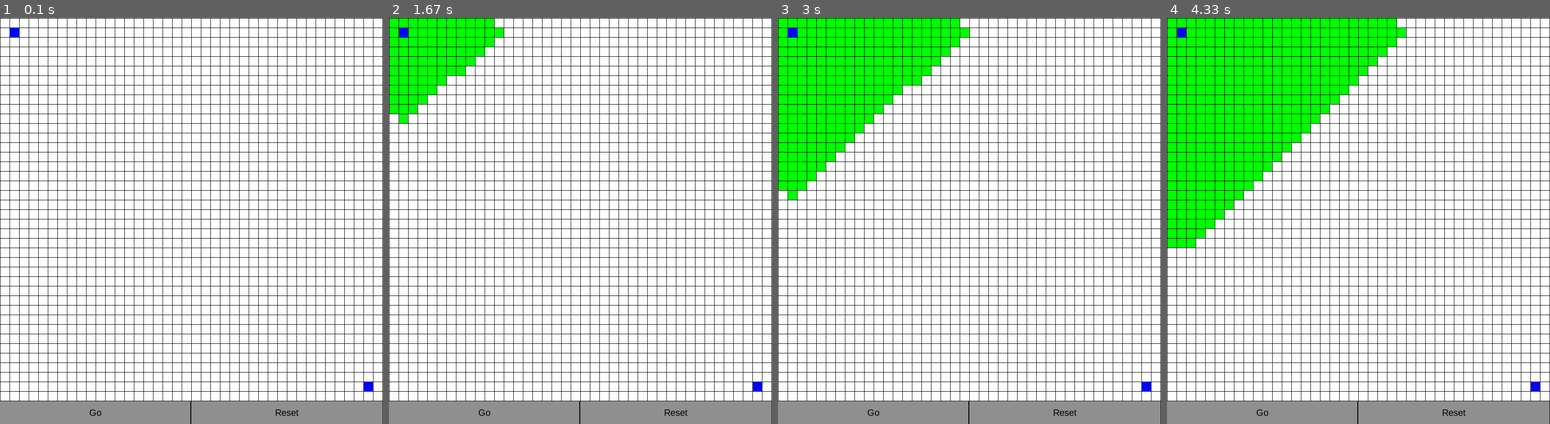
Above: before the commit, frames 1-4 (left to right).
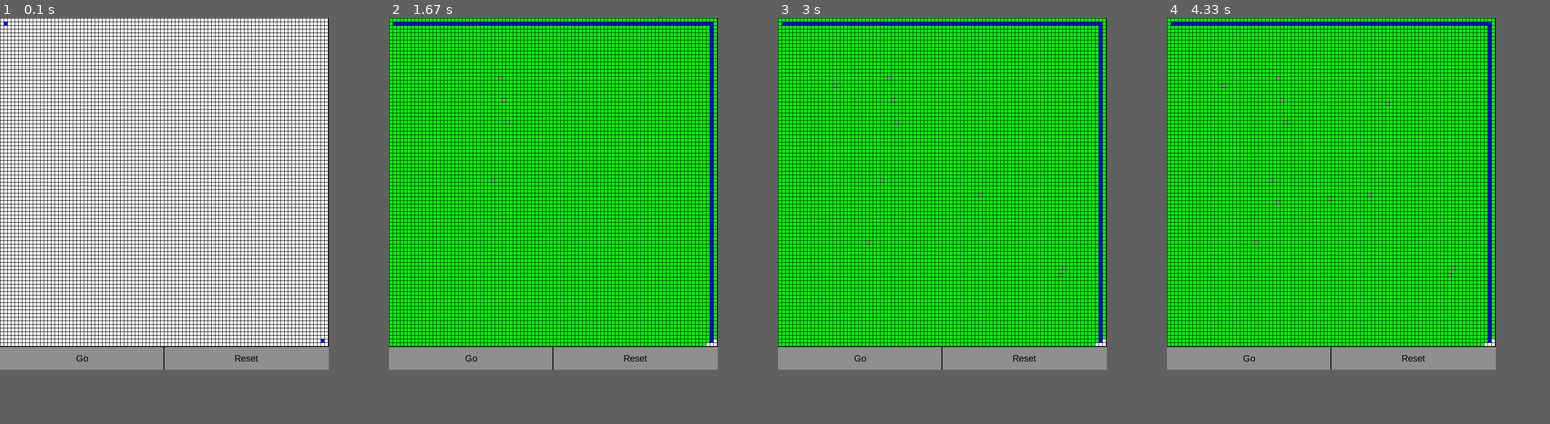
Above: after the commit, the same moments.

Repository: ChrisKneller/pygame-pathfinder
Game: pygame game, started from grid.py
The game is run twice, just before and just after one commit, with the same random seed, the same clock (stepped at 60 frames per second) and the same inputs.
Inputs (mouse positions are in pixels of both pictures, inside the frame that each line leads up to):
- Up to frame 1 (0.1 s): no input
- Up to frame 2 (1.67 s): move the mouse to (542, 208) at 0.37 s; click "Go" at 0.88 s; press the mouse at (507, 119) at 1.2 s; move the mouse to (503, 99) at 1.3 s; release the mouse at (500, 78) at 1.43 s; press the mouse at (507, 119) at 1.53 s; move the mouse to (492, 180) at 1.63 s
- Up to frame 3 (3 s): release the mouse at (866, 241) at 1.77 s; press the mouse at (896, 119) at 1.87 s; move the mouse to (980, 192) at 1.97 s; release the mouse at (1065, 265) at 2.1 s; click (1061, 273) at 2.25 s; click (835, 82) at 2.58 s
- Up to frame 4 (4.33 s): click (1389, 103) at 3.08 s; click (1327, 200) at 3.65 s; click (1278, 200) at 3.98 s
In our replay, the window is 841x891 before the commit and 722x772 after it. These sizes can differ from the game's own. Grey fills any space a smaller window leaves; there, only what the larger window draws over its background counts as a difference.

The runs differ from the first frame. In frame 1, 32% of the frame differs, in the area x 0-100%, y 0-100%; in frame 2, 77%; in frame 3, 72%; in frame 4, 67%.

Commit message:
Removed async nonsense & added proof of linear running time

Diff:
--- a/grid.py
+++ b/grid.py
@@ -1,5 +1,4 @@
 import pygame
-import asyncio
 import time
 from priority_queue import PrioritySet
 
@@ -43,15 +42,16 @@
         return False
 
 # This sets the WIDTH and HEIGHT of each grid location
-WIDTH = 20
+WIDTH = 7
 HEIGHT = WIDTH # so they are squares
+BUTTON_HEIGHT = 50
 
 # This sets the margin between each cell
 MARGIN = 1
 
 # Create a 2 dimensional array (a list of lists)
 grid = []
-ROWS = 40
+ROWS = 90
 for row in range(ROWS):
     # Add an empty array that will hold each cell
     grid.append([])
@@ -77,14 +77,14 @@
 pygame.init()
 
 # Set the width and height of the screen [width, height]
-SCREEN_WIDTH = ROWS * (WIDTH + MARGIN) + MARGIN
-SCREEN_HEIGHT = SCREEN_WIDTH + 50
+SCREEN_WIDTH = ROWS * (WIDTH + MARGIN) + MARGIN * 2
+SCREEN_HEIGHT = SCREEN_WIDTH + BUTTON_HEIGHT
 WINDOW_SIZE = (SCREEN_WIDTH, SCREEN_HEIGHT)
 screen = pygame.display.set_mode(WINDOW_SIZE)
 
 # Make some buttons
-goButton = button(WALL, 0, SCREEN_WIDTH, SCREEN_WIDTH/2, 50, "Go")
-resetButton = button(WALL, SCREEN_WIDTH/2, SCREEN_WIDTH, SCREEN_WIDTH/2, 50, "Reset")
+goButton = button(WALL, 0, SCREEN_WIDTH, SCREEN_WIDTH/2, BUTTON_HEIGHT, "Go")
+resetButton = button(WALL, SCREEN_WIDTH/2, SCREEN_WIDTH, SCREEN_WIDTH/2, BUTTON_HEIGHT, "Reset")
 
 pygame.display.set_caption("Pathfinder")
 
@@ -128,7 +128,7 @@
                         if (row,column) != START_POINT and (row,column) != END_POINT and grid[row][column] != 'W':
                             grid[row][column] = 0
                 update_gui(draw_background=False, draw_buttons=False)
-                path_found = asyncio.run(path_finder(grid, START_POINT, END_POINT))
+                path_found = path_finder(grid, START_POINT, END_POINT)
                 grid[START_POINT[0]][START_POINT[1]] = 'S'
                 algorithm_run = True
 
@@ -198,7 +198,7 @@
 
     def update_path():
         clear_visited()
-        path_found = asyncio.run(path_finder(grid, START_POINT, END_POINT, visualise=False))
+        path_found = path_finder(grid, START_POINT, END_POINT, visualise=False)
         return path_found
 
     # Function for moving an item between two dicts
@@ -208,7 +208,9 @@
         return from_dict, to_dict
 
     # Run Dijkstra's algorithm
-    async def path_finder(mazearray, start_point=(0,0), goal_node=False, display=pygame.display, visualise=True, diagonals=False):
+    def path_finder(mazearray, start_point=(0,0), goal_node=False, display=pygame.display, visualise=True, diagonals=False):
+
+        start = time.perf_counter()
 
         # Get the dimensions of the (square) maze
         n = len(mazearray) - 1
@@ -228,8 +230,11 @@
         # Main algorithm loop
         while current_node != goal_node and len(unvisited_nodes) > 0:
             if current_node in visited_nodes:
-                current_distance, current_node = queue.pop()
-                continue
+                if len(queue.show()) == 0:
+                    return False
+                else:
+                    current_distance, current_node = queue.pop()
+                    continue
 
             # Neighbours defined as 1 square above, below, left or right
             neighbours = (
@@ -239,6 +244,7 @@
                 (current_node[0],max(0,current_node[1]-1))
                 )
 
+            # If we want the path to diagonal movements
             if diagonals:
                 diag_neighbours = (
                     (min(n,current_node[0]+1),min(n,current_node[1]+1)),
@@ -246,7 +252,22 @@
                     (max(0,current_node[0]-1),min(n,current_node[1]+1)),
                     (max(0,current_node[0]-1),max(0,current_node[1]-1))
                 )
-                await asyncio.gather(*(neighbours_loop(
+                for neighbour in diag_neighbours:
+                    neighbours_loop(
+                        neighbour,
+                        mazearr=mazearray,
+                        visited_nodes=visited_nodes,
+                        unvisited_nodes=unvisited_nodes,
+                        queue=queue,
+                        v_distances=v_distances,
+                        current_node=current_node,
+                        current_distance=current_distance,
+                        diags=True
+                    )
+
+            # Call to check neighbours of the current node
+            for neighbour in neighbours:
+                neighbours_loop(
                     neighbour,
                     mazearr=mazearray,
                     visited_nodes=visited_nodes,
@@ -254,21 +275,8 @@
                     queue=queue,
                     v_distances=v_distances,
                     current_node=current_node,
-                    current_distance=current_distance,
-                    diags=True
-                    ) for neighbour in diag_neighbours))
-
-            # Asynchronous call to check neighbours of the current node
-            await asyncio.gather(*(neighbours_loop(
-                neighbour,
-                mazearr=mazearray,
-                visited_nodes=visited_nodes,
-                unvisited_nodes=unvisited_nodes,
-                queue=queue,
-                v_distances=v_distances,
-                current_node=current_node,
-                current_distance=current_distance
-                ) for neighbour in neighbours))
+                    current_distance=current_distance
+                )
 
 
             # When we have checked the current node, add and remove appropriately
@@ -294,8 +302,13 @@
                 # If we want to visualise it (rather than run instantly)
                 # then we update the grid with each loop
                 if visualise:
-                    pygame.display.update()
-                    time.sleep(0.01)
+                    pygame.display.update(
+                        (MARGIN + WIDTH) * current_node[1] + MARGIN,
+                        (MARGIN + HEIGHT) * current_node[0] + MARGIN,
+                        WIDTH,
+                        HEIGHT
+                    )
+                    time.sleep(0.0000001)
 
             # Try here in case distances dict is empty
             if len(queue.show()) == 0:
@@ -309,18 +322,27 @@
         if current_node == goal_node:
             mazearray[goal_node[0]][goal_node[1]] = "E"
 
-        v_distances[goal_node] = current_distance
+        v_distances[goal_node] = current_distance + (1 if not diagonals else 2**0.5)
 
         # Draw the path back from goal node to start node
         trace_back(goal_node, start_point, v_distances, n, mazearray)
+
+        end = time.perf_counter()
+        num_visited = len(visited_nodes)
+        time_taken = end-start
+
+        # After the visualisation has run, drag the end point around
+        # You will see that the program runs in linear time, as the
+        # time taken scales linearly with the number of nodes checked
+        print(f"Program finished in {time_taken:.4f} seconds after checking {num_visited} nodes. That is {time_taken/num_visited:.8f} seconds per node.")
 
         # The commented out line returns the distance to the end node
         # return False if v_distances[goal_node] == float('inf') else v_distances[goal_node]
         return False if v_distances[goal_node] == float('inf') else True
 
 
-    # asyncronous loop to check all neighbours of the "current node"
-    async def neighbours_loop(neighbour, mazearr, visited_nodes, unvisited_nodes, queue, v_distances, current_node, current_distance, diags=False):
+    # loop to check all neighbours of the "current node"
+    def neighbours_loop(neighbour, mazearr, visited_nodes, unvisited_nodes, queue, v_distances, current_node, current_distance, diags=False):
         if neighbour in visited_nodes:
             pass
         elif mazearr[neighbour[0]][neighbour[1]] == 'W':
